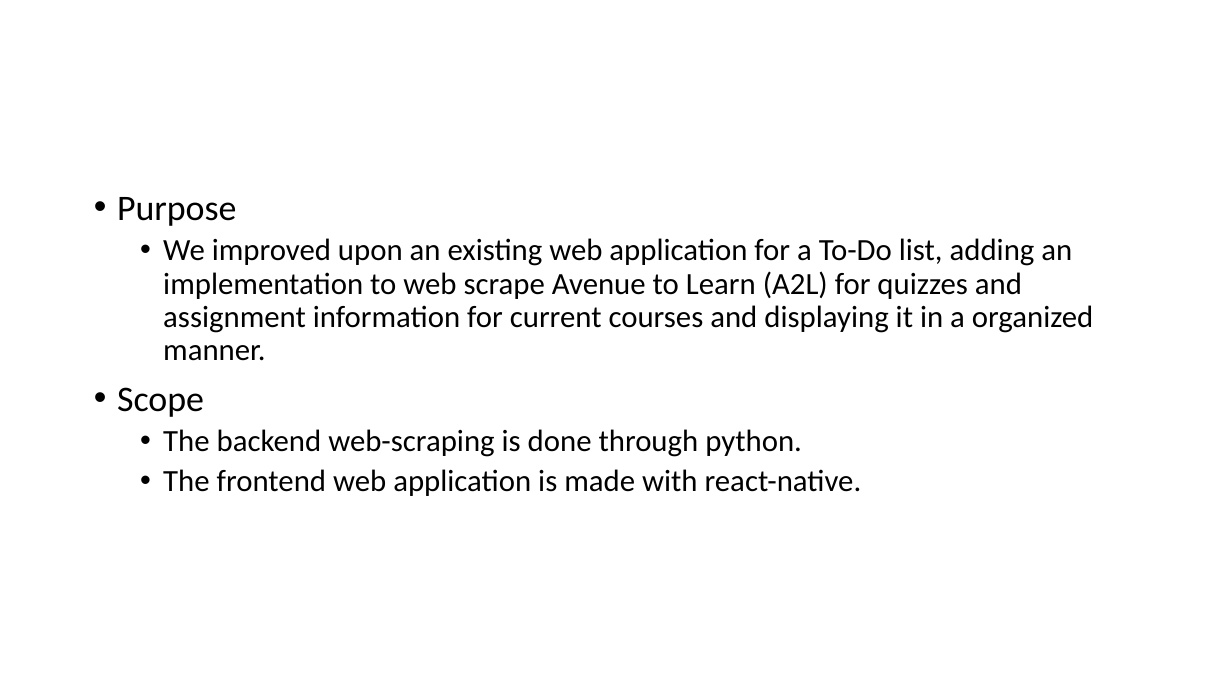
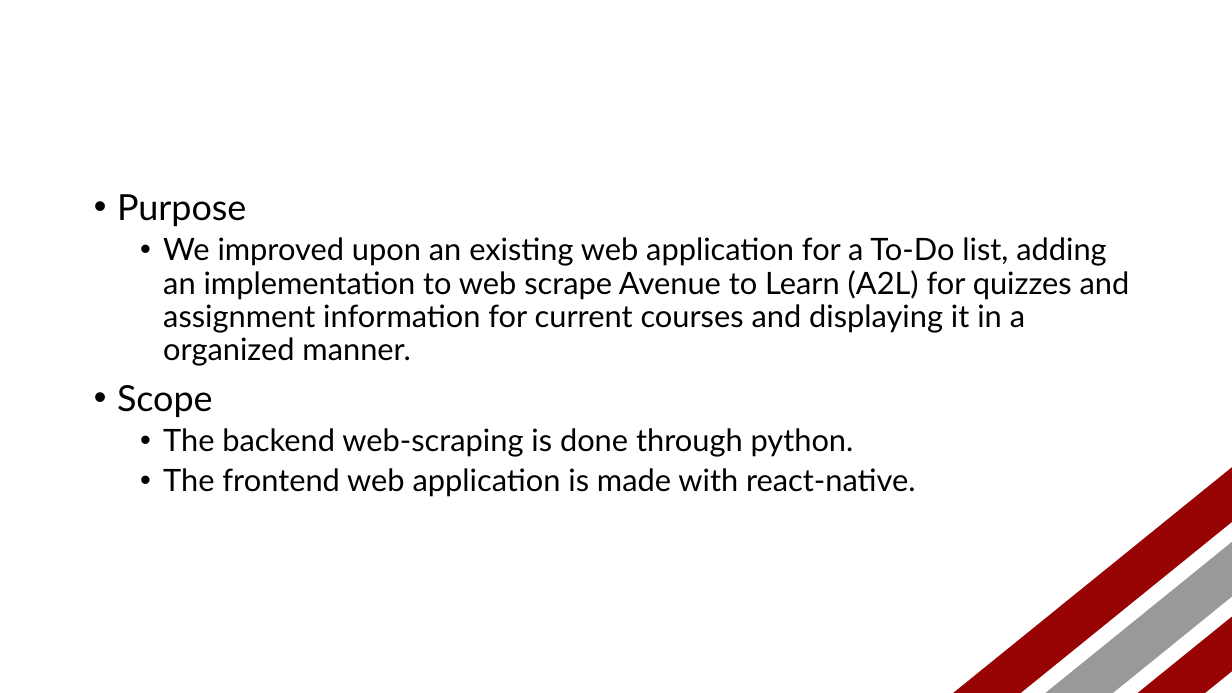
Before and after one commit to mehtaj8/Euneva, a slide deck: slide 2 of Doc/FinalPresentation/FinalPresentation.pptx. Drawn at 1232x693 pixels with LibreOffice and Linux fonts; fonts in the diff are those of the drawing. Boxes give left, top, right and bottom in pixels: in the first picture for what was removed or moved away, otherwise in the second. Text is boxed around its words. In the diff, an @@ line names an element or a change of style, - is before the commit and + after.

Commit message:
update final presentation styling

```diff
--- a/Doc/FinalPresentation/FinalPresentation.pptx
+++ b/Doc/FinalPresentation/FinalPresentation.pptx
@@ text "Purpose" at (117,194,1130,497): font Calibri to Lato @@
@@ parallelogram added at (846,394,1232,693), fill #980404 @@
@@ parallelogram added at (891,432,1232,693), fill #999999 @@
@@ parallelogram added at (935,471,1232,693), fill #980404 @@
```
Also in this commit, not shown: 5 other slides changed, 1 slide added, 1 slide removed.
